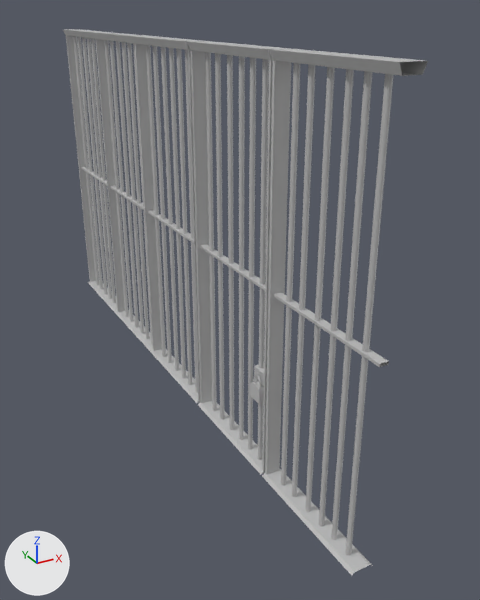
What one commit did to the FBX model Assets/GameStuff/Matt's Stuff/M_Assets/Dungeon/Metal_Bars.fbx.
Both versions are drawn from a 50 mm camera at (-1.49, -15.65, 10.63) aimed at (6.89, -0.41, 3.01). The axes (+X, +Y, +Z) are drawn at lower left. The lights are the same throughout. Where no turn or scale is listed for an object, it has been applied to the vertices.

In view in the first picture: 'Metal_Bars', 'Metal_Bars_Modular', 'pCylinder3'.
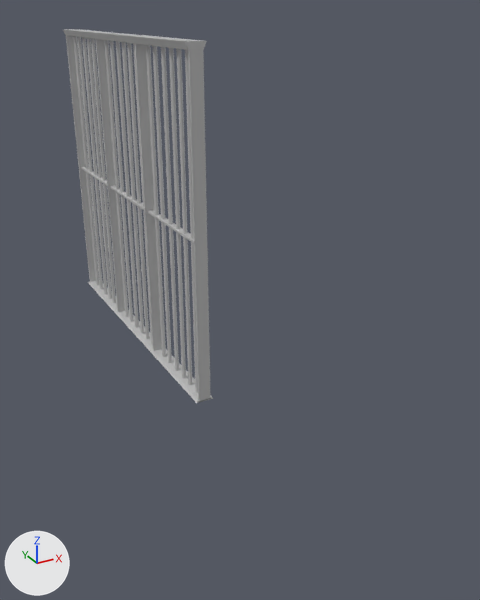
The newer file is also turned or shifted as a whole; pictures and numbers use the older file's frame.

Location of each change, (x1, y1, x2, y2) in pixels of the pictures (480 x 600 px):
'Metal_Bars_Modular', deleted: before (262, 49, 428, 575)
'pCylinder3', deleted: before (187, 41, 291, 475)

Patch to the scene script:
```diff
--- a/Assets/GameStuff/Matt's Stuff/M_Assets/Dungeon/Metal_Bars.fbx.py
+++ b/Assets/GameStuff/Matt's Stuff/M_Assets/Dungeon/Metal_Bars.fbx.py
@@ ob_metal_bars_modular @@
-ob_metal_bars_modular = bpy.data.objects.new('Metal_Bars_Modular', me_mesh)
-ob_metal_bars_modular.location = (5.71, -6.01, 4.95)
@@ ob_pcylinder3 @@
-ob_pcylinder3 = bpy.data.objects.new('pCylinder3', me_mesh_001)
-ob_pcylinder3.location = (5.71, -2.25, 4.95)
```
